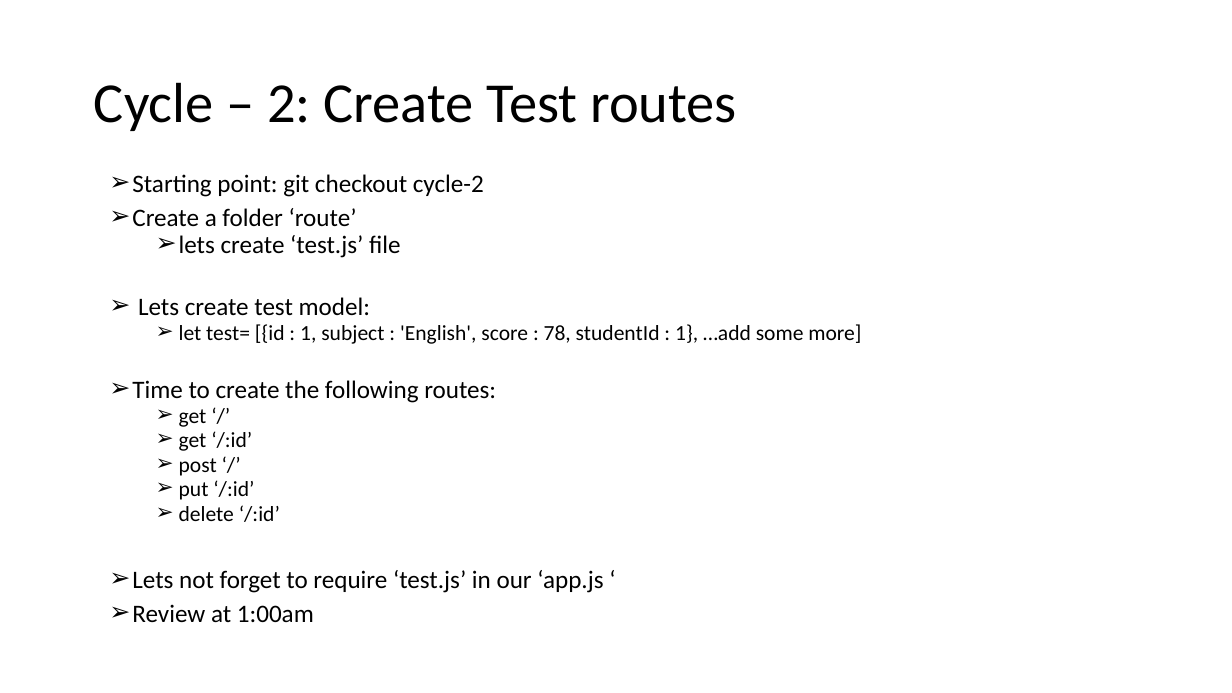
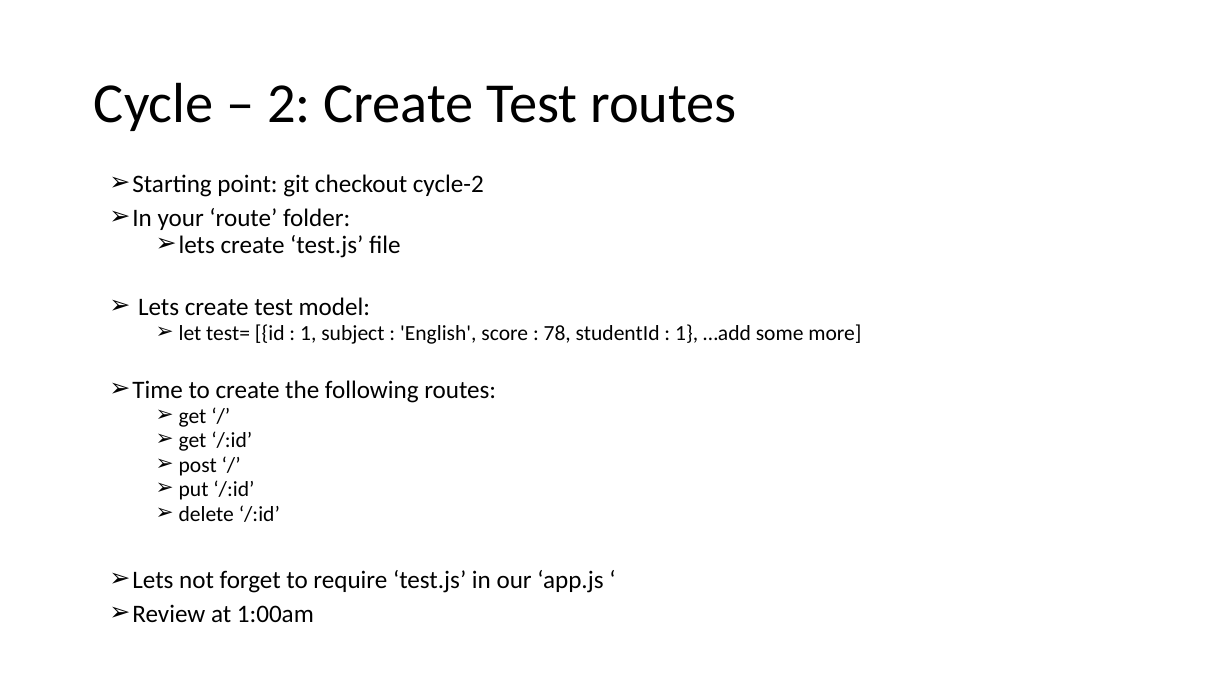
Before and after one commit to tomweidner103/Study-Saturday-Week1, a slide deck: slide 4 of Study Staurday - w1.pptx. Drawn at 1232x693 pixels with LibreOffice and Linux fonts; fonts in the diff are those of the drawing. Boxes give left, top, right and bottom in pixels: in the first picture for what was removed or moved away, otherwise in the second. Text is boxed around its words. In the diff, an @@ line names an element or a change of style, - is before the commit and + after.

Commit message:
updates powerpoint and pdf

```diff
--- a/Study Staurday - w1.pptx
+++ b/Study Staurday - w1.pptx
@@ text at (x1=132, y1=208, x2=350, y2=230): text changed @@
-➢ Create a folder ‘route’
+➢ In your ‘route’ folder:
```
Also in this commit, not shown: 2 other files.
